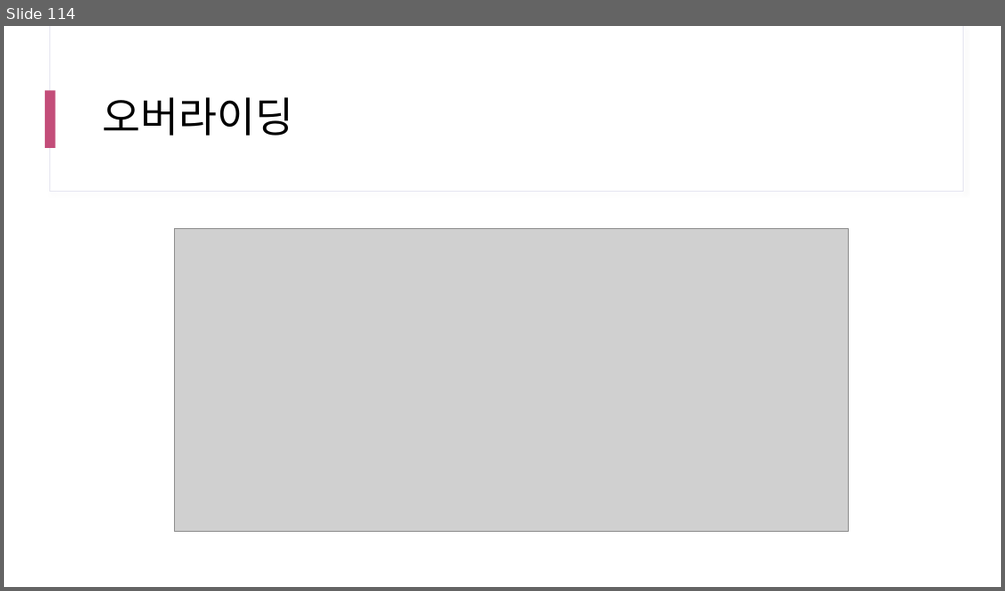
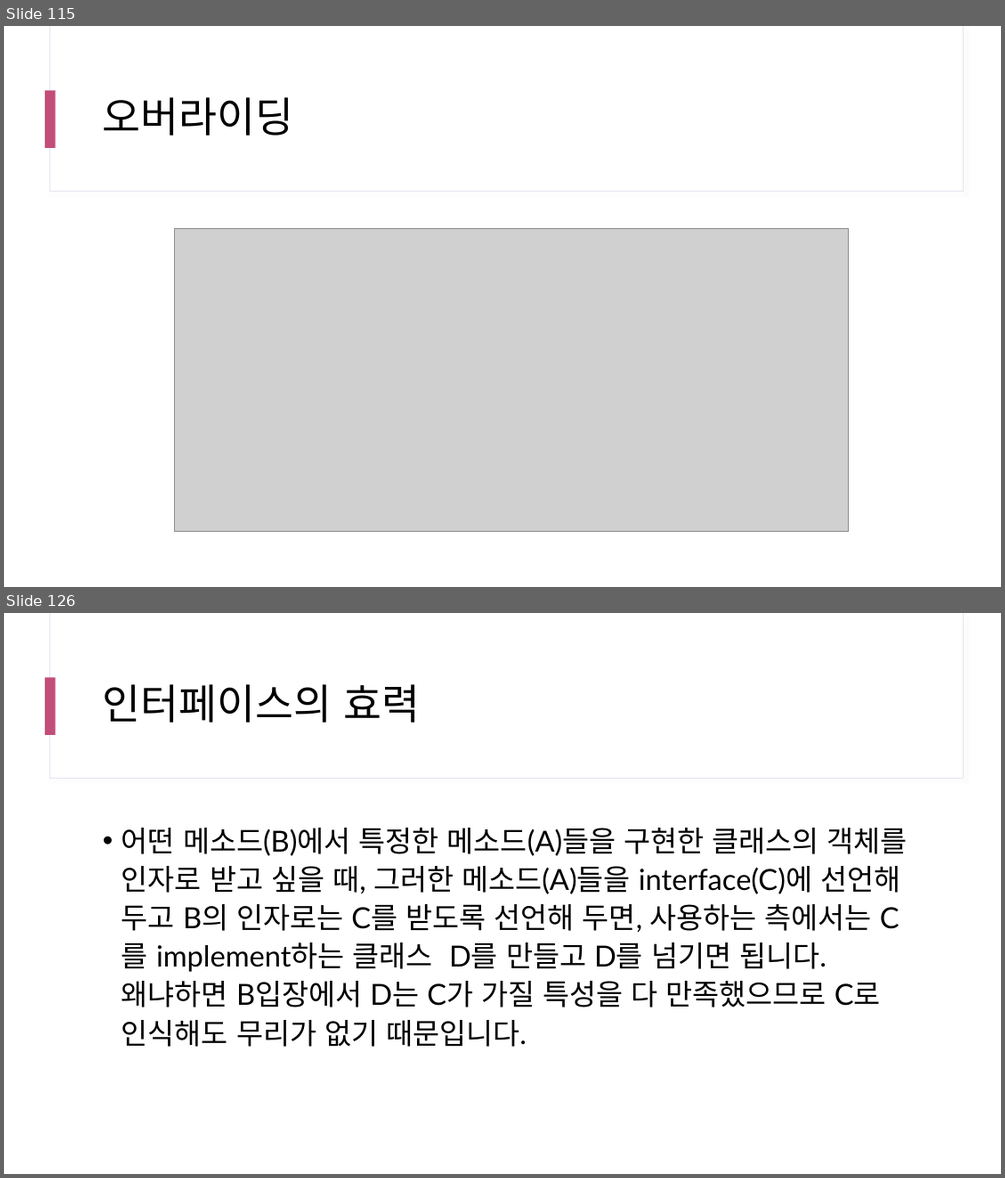
Before and after one commit to yhs0602/SPLIT_lecture_examples, a slide deck: docs/SPLIT 17차 Java.pptx. Shown one above the other, each under a label of ours: slide 114 before the commit, slides 115 and 126 after it; the slides between them are not shown. The pictures are 1005x591 and 1005x1178 pixels, drawn with LibreOffice and Linux fonts; fonts in the diff are those of the drawing; grey boxes stand for pictures. Boxes give left, top, right and bottom in pixels: in the first picture for what was removed or moved away, otherwise in the second. Text is boxed around its words. In the diff, an @@ line names an element or a change of style, - is before the commit and + after.

```diff
--- a/docs/SPLIT 17차 Java.pptx
+++ b/docs/SPLIT 17차 Java.pptx
@@ slide 126 added at bbox=[4, 613, 1001, 1174], background #FFFFFF; not listed: 3 template elements that a slide beside it also shows @@
@@ title added at bbox=[103, 684, 420, 722], 40 pt, text #000000 @@
+인터페이스의 효력
@@ text added at bbox=[121, 827, 907, 1046], 28 pt, text #000000 @@
+• 어떤 메소드(B)에서 특정한 메소드(A)들을 구현한 클래스의 객체를 인자로 받고 싶을 때, 그러한 메소드(A)들을 interface(C)에 선언해 두고 B의 인자로는 C를 받도록 선언해 두면, 사용하는 측에서는 C를 implement하는 클래스 D를 만들고 D를 넘기면 됩니다. 왜냐하면 B입장에서 D는 C가 가질 특성을 다 만족했으므로 C로 인식해도 무리가 없기 때문입니다.
@@ what was slide 114 is now slide 115 @@
```
Also in this commit, not shown: 1 slide changed, 39 other slides added.
